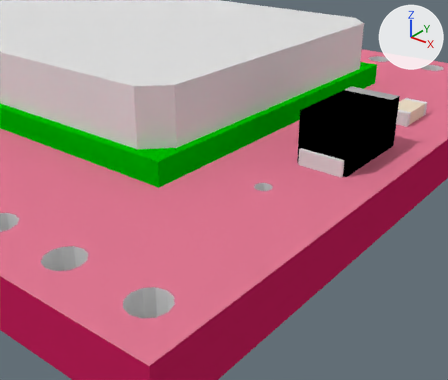
An edit to the Blender file products/12579/geometry_edit_blender/RN41-v14.blend, drawn before and after from the same camera.
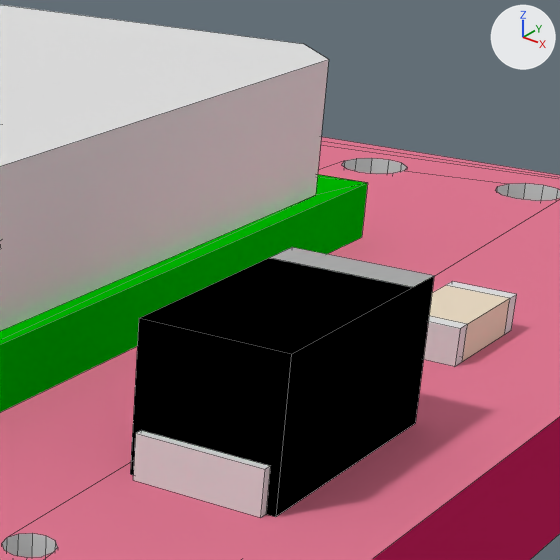
Each version appears first from a camera (50 mm lens) standing at (31.42, -5.52, 7.97) and looking at (21.1, 7.37, -0.02), and next in a close-up on the part from 57% to 99% of the width and 1% to 50% of the height. The lights are fixed; the arrows at upper right show +X, +Y and +Z. The close-ups show mesh edges as thin lines.

The first close-up shows 'Mesh1 pcbgroup Model', 'Mesh2 G_0603_CAP1 Model', 'Mesh3 EIA3216_1 Model', 'Mesh4 RN41_1 Model'.
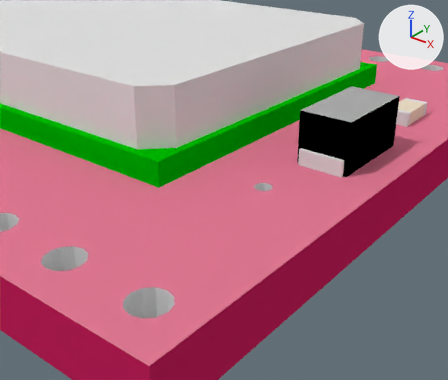
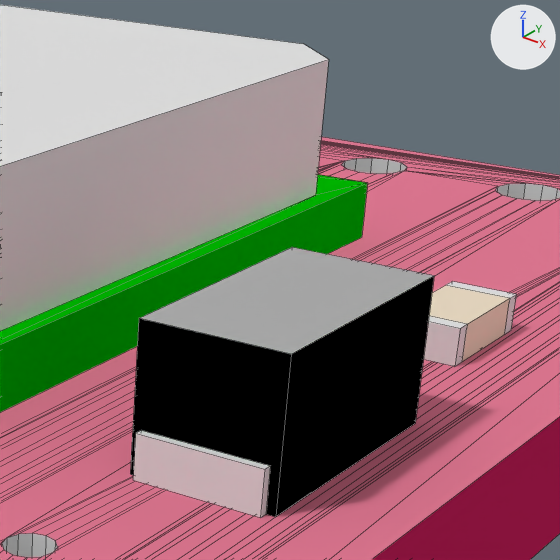
The edits, one by one:
me_mesh3_eia3216_1_model has 26 vertices, 19 faces and spans x 22.69..24.3, y 0.8..2.4, z -11.89..-8.69.
me_mesh3_eia3216_1_model is used by ob_mesh3_eia3216_1_model.
Verts and faces of me_mesh3_eia3216_1_model; kept vertices keep their numbers, new ones are numbered from 26.
Before the commit, vertices of me_mesh3_eia3216_1_model: 6 (24.3, 2.4, -8.79) at pixel (291, 354), 7 (22.69, 2.4, -8.79) at pixel (138, 318), 8 (22.69, 0.8, -8.79) at pixel (130, 474), 10 (24.3, 0.8, -8.79) at pixel (275, 516), 11 (24.3, 2.4, -11.29) at pixel (412, 287).
Before the commit, vertices of me_mesh3_eia3216_1_model: 12 (22.69, 2.4, -11.29) at pixel (268, 257), 13 (24.3, 2.4, -11.79) at pixel (434, 275), 14 (22.69, 2.4, -11.79) at pixel (291, 247), 15 (24.3, 0.8, -11.79) at pixel (415, 423), 16 (22.69, 0.8, -11.79).
Part 1, on me_mesh3_eia3216_1_model:
Vertices deleted: 11, 12 (with the faces that use them).
New faces: (6, 10, 15, 13), (7, 14, 16, 8) (mat_m_0137_black (black #000000)).
New faces: (6, 13, 14, 7) (mat_m_0134_dimgray (grey #acacac)).

What differs and where, as boxes [x1, y1, x2, y2] in the close-ups (560 x 560 px; the box of a moved part takes in the faces that stretch with it):
part 1 of me_mesh3_eia3216_1_model, moved or reshaped
    both: [140, 247, 434, 517]
